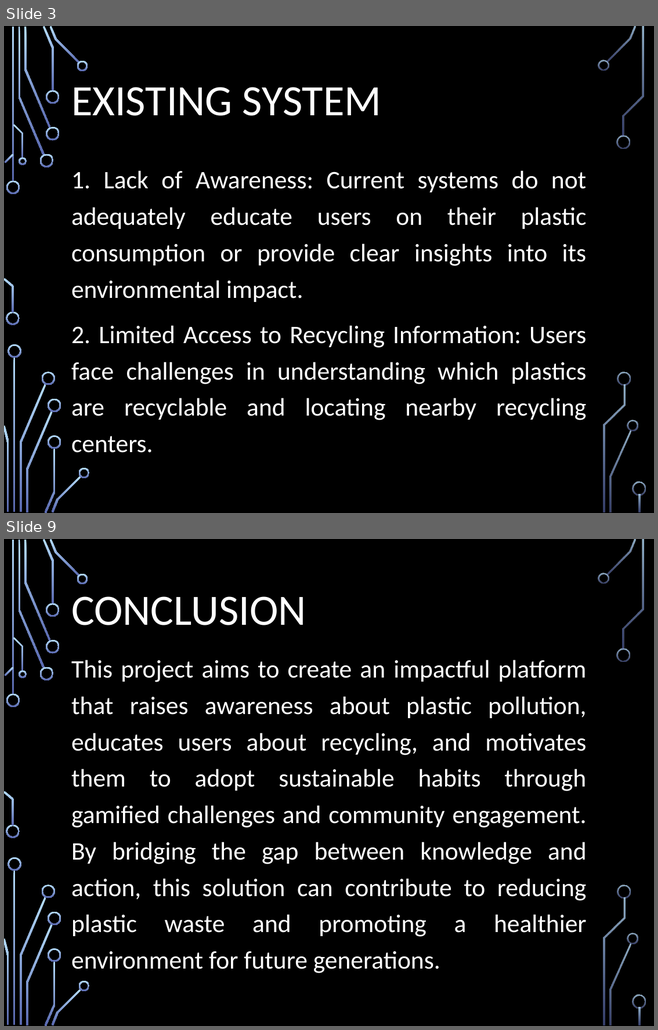
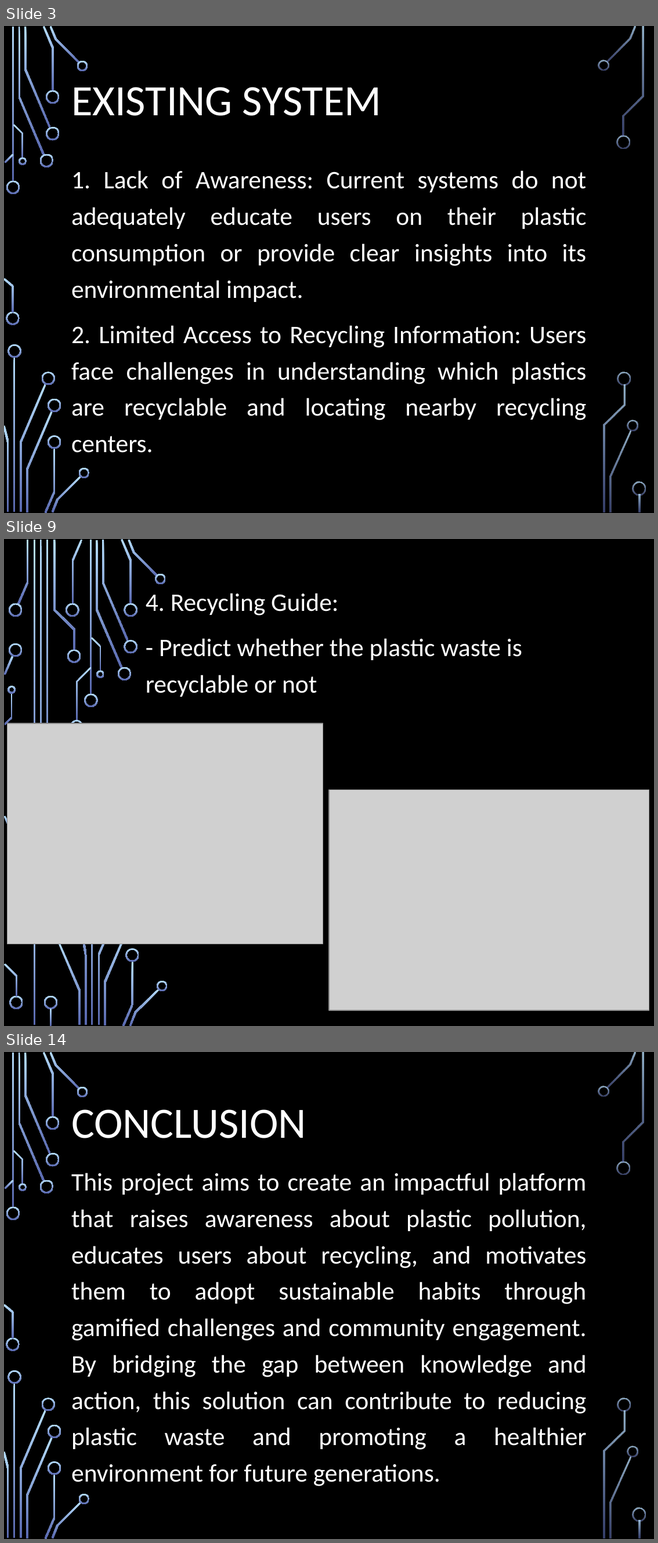
Before and after one commit to nimmyroz06/Main_project, a slide deck: Plastic_Waste_Calculator_Review.pptx. Shown one above the other, each under a label of ours: slides 3 and 9 before the commit, slides 3, 9 and 14 after it; the slides between them are not shown. The pictures are 658x1030 and 658x1543 pixels, drawn with LibreOffice and Linux fonts; fonts in the diff are those of the drawing; grey boxes stand for pictures; background and template pictures are left out. Boxes give left, top, right and bottom in pixels: in the first picture for what was removed or moved away, otherwise in the second. Text is boxed around its words. In the diff, an @@ line names an element or a change of style, - is before the commit and + after.

```diff
--- a/Plastic_Waste_Calculator_Review.pptx
+++ b/Plastic_Waste_Calculator_Review.pptx
@@ slide 9 added at (4, 539, 654, 1026), background picture (left out) @@
@@ group added at (4, 539, 168, 1026): 39 freeform shapes, 4 rectangles @@
@@ subtitle added at (146, 593, 522, 697), 28 pt, text #FFFFFF @@
+4. Recycling Guide:
+- Predict whether the plastic waste is recyclable or not
@@ picture added at (7, 723, 323, 944) @@
@@ picture added at (329, 790, 648, 1011) @@
@@ what was slide 9 is now slide 14 @@
```
Also in this commit, not shown: 4 slides changed, 5 other slides added, 1 slide removed, 29 other files.
